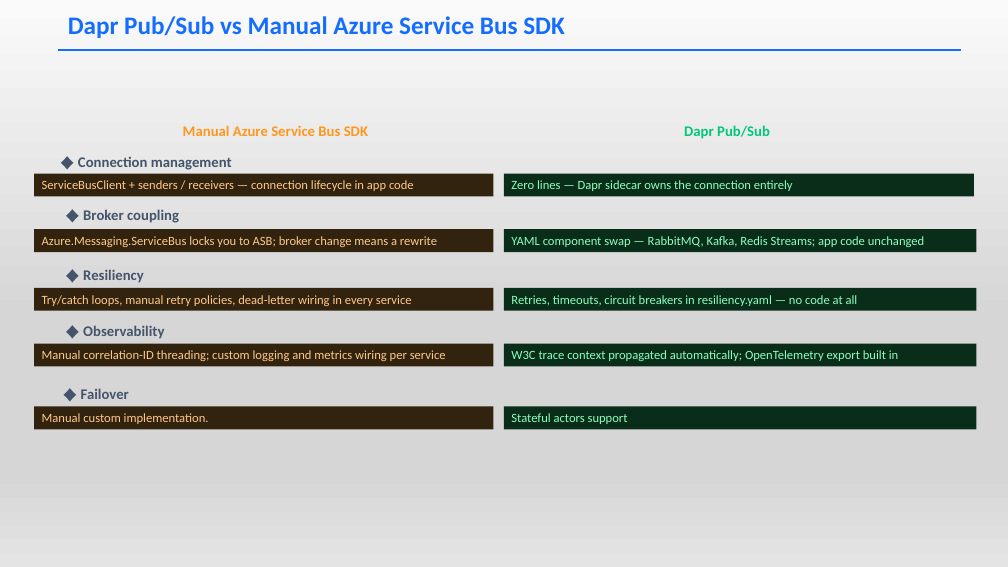
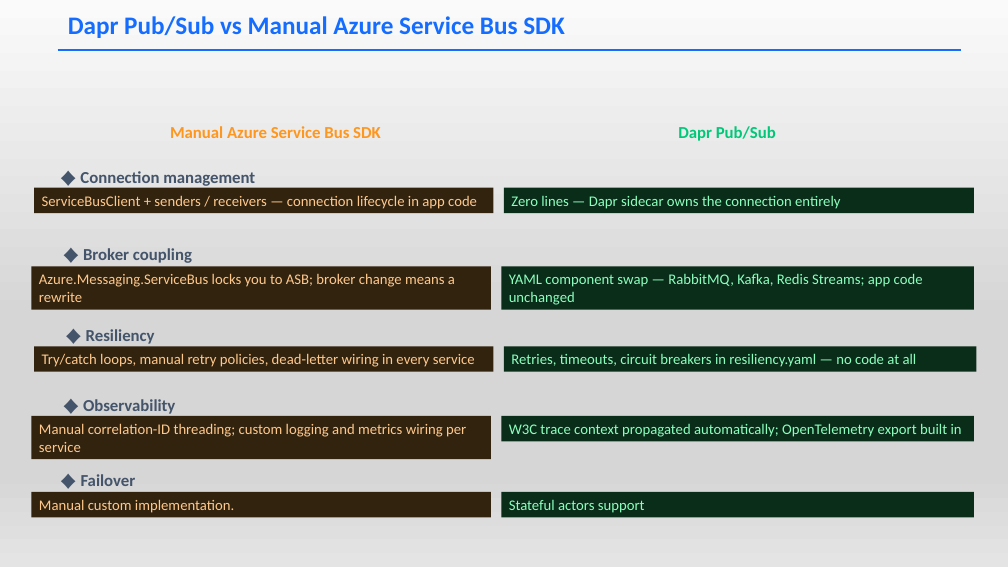
Before and after one commit to mchudinov/PubSubDapr, a slide deck: slide 4 of DaprPubSub.pptx. Drawn at 1008x567 pixels with LibreOffice and Linux fonts; fonts in the diff are those of the drawing. Boxes give left, top, right and bottom in pixels: in the first picture for what was removed or moved away, otherwise in the second. Text is boxed around its words. In the diff, an @@ line names an element or a change of style, - is before the commit and + after.

Commit message:
Update

```diff
--- a/DaprPubSub.pptx
+++ b/DaprPubSub.pptx
@@ 2 rectangles, 1 text: place and size @@
-2 rectangles, 1 text at bbox=[34, 157, 974, 197]
+2 rectangles, 1 text at bbox=[34, 171, 974, 213]
@@ rectangle "Azure.Messaging.ServiceBus locks you to ASB; ...": place and size @@
-rectangle "Azure.Messaging.ServiceBus locks you to ASB; ..." at bbox=[34, 229, 494, 252]
+rectangle "Azure.Messaging.ServiceBus locks you to ASB; ..." at bbox=[32, 266, 492, 309]
@@ text "♦ Broker coupling": place and size @@
-text "♦ Broker coupling" at bbox=[83, 209, 179, 223]
+text "♦ Broker coupling" at bbox=[83, 248, 192, 263]
@@ rectangle "YAML component swap — RabbitMQ, ...": place and size @@
-rectangle "YAML component swap — RabbitMQ, ..." at bbox=[504, 229, 977, 252]
+rectangle "YAML component swap — RabbitMQ, ..." at bbox=[501, 266, 974, 309]
@@ 2 rectangles, 1 text: place and size @@
-2 rectangles, 1 text at bbox=[34, 269, 977, 311]
+2 rectangles, 1 text at bbox=[34, 329, 977, 372]
@@ rectangle "Manual correlation-ID threading; custom logging ...": place and size @@
-rectangle "Manual correlation-ID threading; custom logging ..." at bbox=[34, 343, 494, 366]
+rectangle "Manual correlation-ID threading; custom logging ..." at bbox=[32, 416, 492, 459]
@@ text "♦ Observability": place and size @@
-text "♦ Observability" at bbox=[83, 325, 164, 339]
+text "♦ Observability" at bbox=[83, 399, 175, 414]
@@ rectangle "W3C trace context propagated automatically; ...": place and size @@
-rectangle "W3C trace context propagated automatically; ..." at bbox=[504, 343, 977, 366]
+rectangle "W3C trace context propagated automatically; ..." at bbox=[501, 416, 974, 442]
@@ size 14 to 16 pt in 7 elements at bbox=[678, 126, 776, 141], bbox=[170, 126, 381, 138], bbox=[80, 171, 255, 186], bbox=[83, 248, 192, 263], bbox=[86, 329, 155, 344], bbox=[83, 399, 175, 414], bbox=[81, 474, 136, 486] @@
@@ text "♦ Failover": place and size @@
-text "♦ Failover" at bbox=[81, 388, 129, 399]
+text "♦ Failover" at bbox=[81, 474, 136, 486]
@@ rectangle "Manual custom implementation.": place and size @@
-rectangle "Manual custom implementation." at bbox=[34, 407, 494, 430]
+rectangle "Manual custom implementation." at bbox=[32, 492, 492, 518]
@@ size 12 to 14 pt in 10 elements at bbox=[504, 188, 974, 213], bbox=[34, 188, 494, 213], bbox=[32, 266, 492, 309], bbox=[501, 266, 974, 309], bbox=[504, 346, 977, 372], bbox=[34, 346, 494, 372], bbox=[501, 416, 974, 442], bbox=[32, 416, 492, 459], bbox=[32, 492, 492, 518], bbox=[501, 492, 974, 518] @@
@@ rectangle "Stateful actors support": place and size @@
-rectangle "Stateful actors support" at bbox=[504, 407, 977, 430]
+rectangle "Stateful actors support" at bbox=[501, 492, 974, 518]
```
Also in this commit, not shown: 1 other slide changed.
